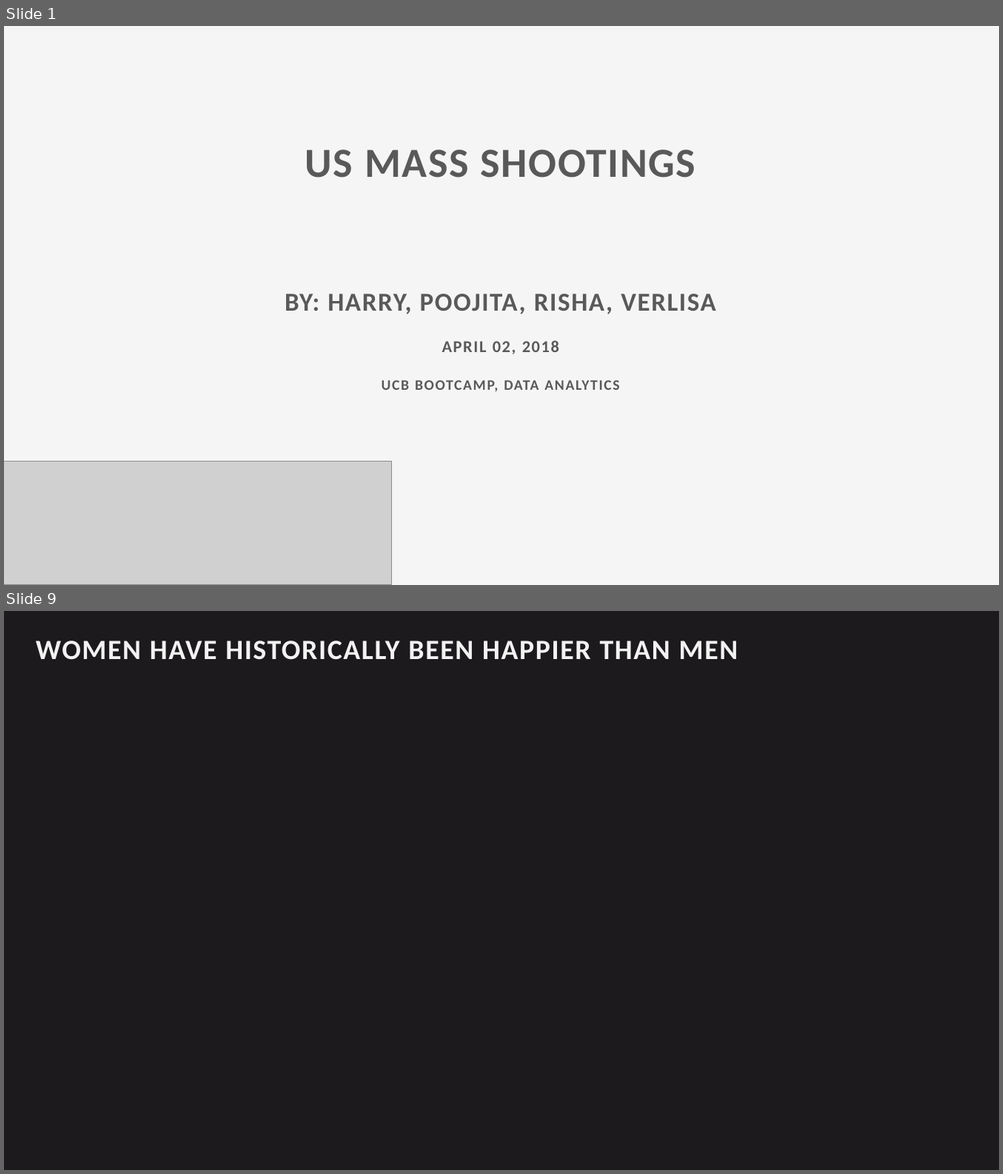
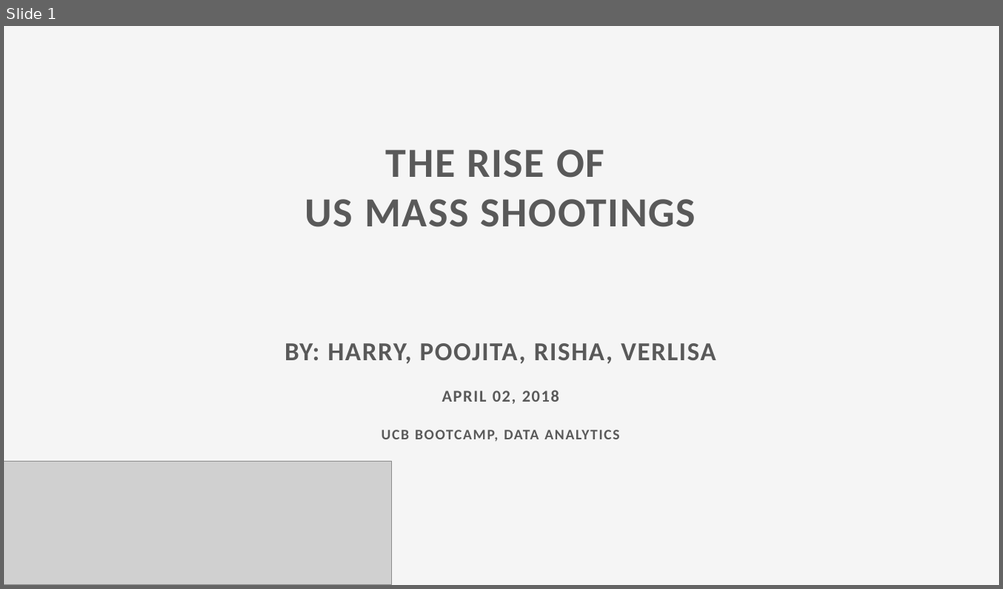
Before and after one commit to shahrisha1/project2_usmassshootings, a slide deck: presentation/us_mass_shootings.pptx. Shown one above the other, each under a label of ours: slides 1 and 9 before the commit, slide 1 after it; the slides between them are not shown. The pictures are 1003x1174 and 1003x589 pixels, drawn with LibreOffice and Linux fonts; fonts in the diff are those of the drawing; grey boxes stand for pictures. Boxes give left, top, right and bottom in pixels: in the first picture for what was removed or moved away, otherwise in the second. Text is boxed around its words. In the diff, an @@ line names an element or a change of style, - is before the commit and + after.

```diff
--- a/presentation/us_mass_shootings.pptx
+++ b/presentation/us_mass_shootings.pptx
@@ slide 9 removed at [4, 611, 999, 1170], background #1D1A1D @@
@@ text removed at [36, 641, 738, 660] @@
-WOMEN HAVE HISTORICALLY BEEN HAPPIER THAN MEN
@@ slide 1 changed as well @@
@@ text at [386, 150, 604, 178]: paragraph added @@
+THE RISE OF
```
Also in this commit, not shown: 2 other slides changed, 1 slide added, 14 other slides removed, 30 other files.
